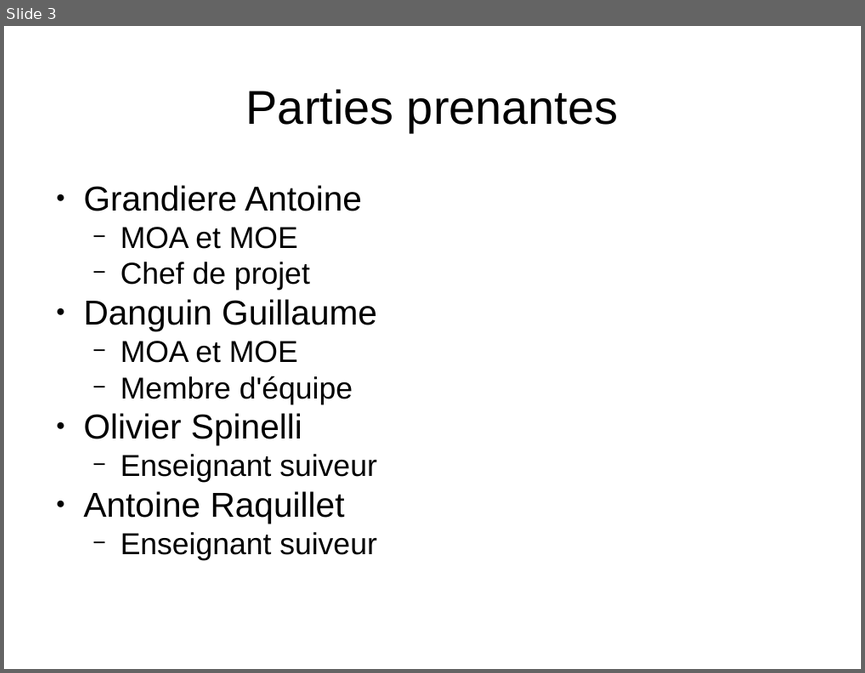
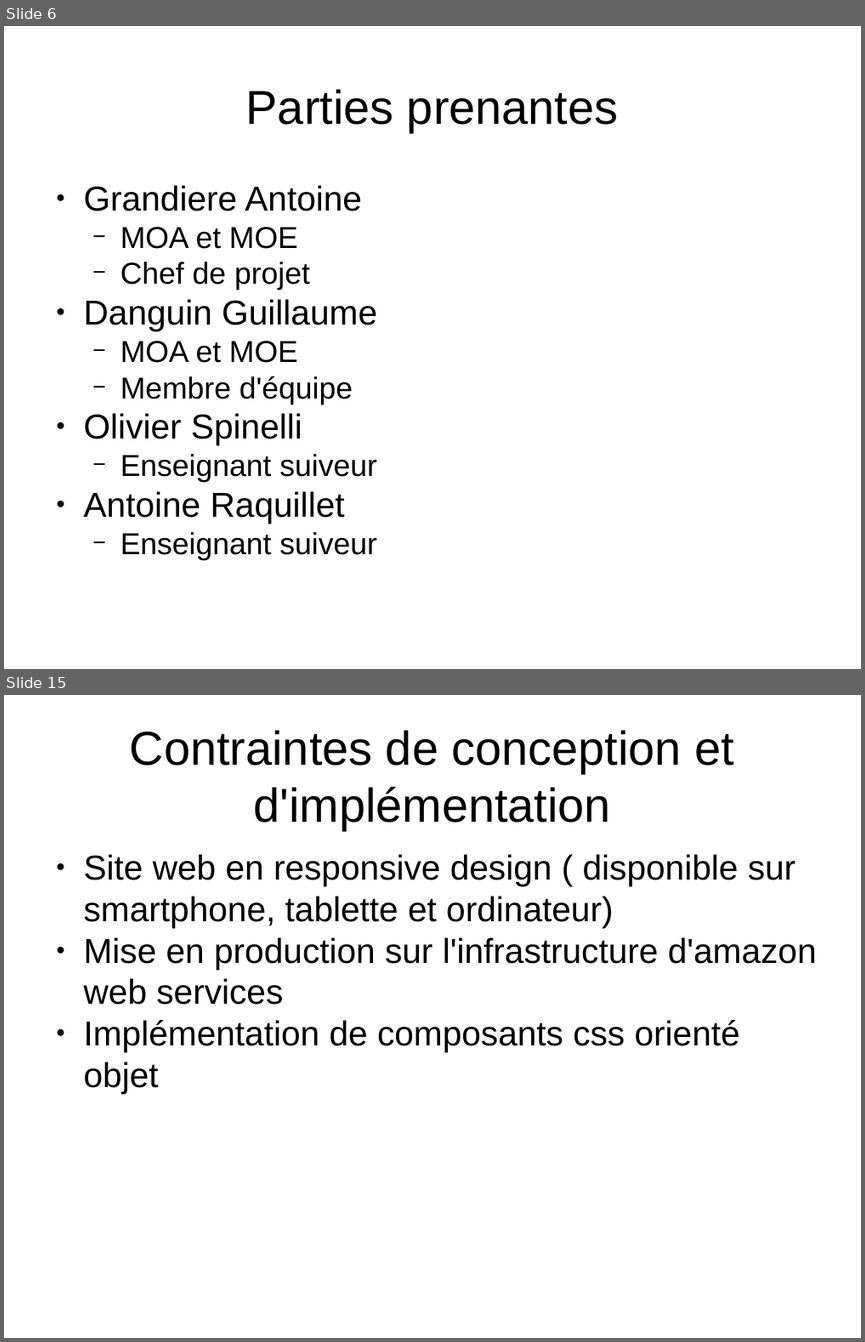
Before and after one commit to Mach12/Linguissime, a slide deck: Avant-projet/Itération 0.pptx. Shown one above the other, each under a label of ours: slide 3 before the commit, slides 6 and 15 after it; the slides between them are not shown. The pictures are 865x673 and 865x1342 pixels, drawn with LibreOffice and Linux fonts; fonts in the diff are those of the drawing. Boxes give left, top, right and bottom in pixels: in the first picture for what was removed or moved away, otherwise in the second. Text is boxed around its words. In the diff, an @@ line names an element or a change of style, - is before the commit and + after.

```diff
--- a/Avant-projet/Itération 0.pptx
+++ b/Avant-projet/Itération 0.pptx
@@ slide 15 added at box(4, 695, 861, 1338), background #FFFFFF @@
@@ text added at box(130, 730, 734, 830), 44 pt, text #000000 @@
+Contraintes de conception et d'implémentation
@@ text added at box(84, 854, 817, 1094), 32 pt, text #000000 @@
+● Site web en responsive design ( disponible sur smartphone, tablette et ordinateur)
+● Mise en production sur l'infrastructure d'amazon web services
+● Implémentation de composants css orienté objet
@@ what was slide 3 is now slide 6 @@
```
Also in this commit, not shown: 1 slide changed, 11 other slides added, 2 other files.
